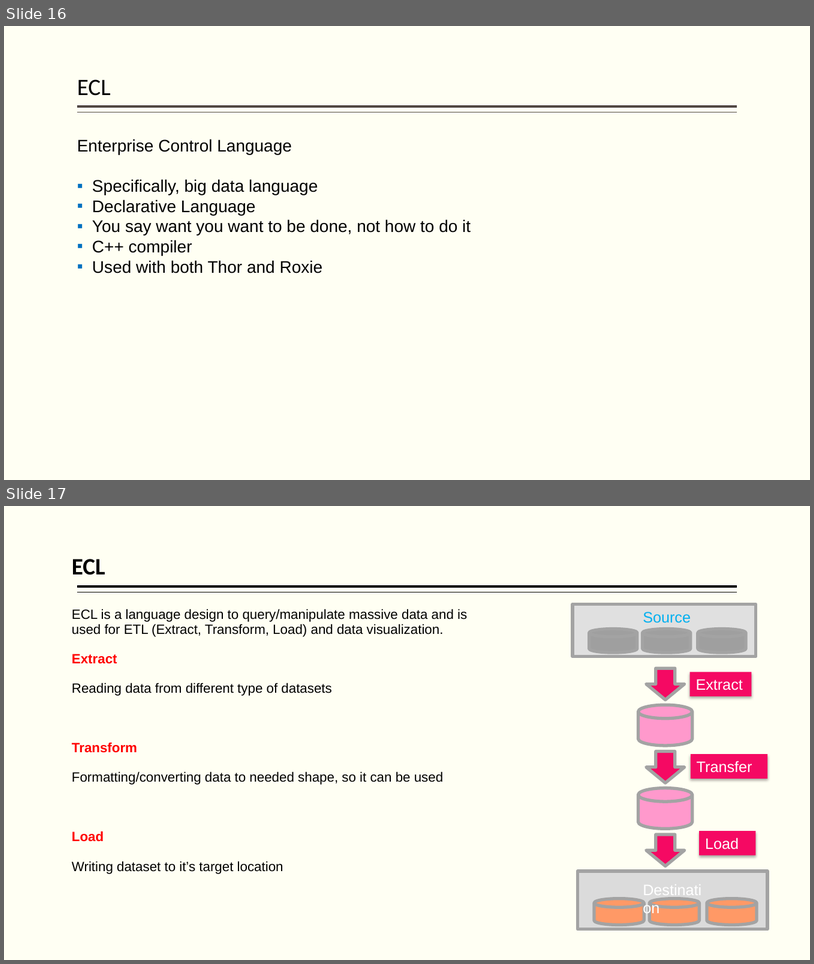
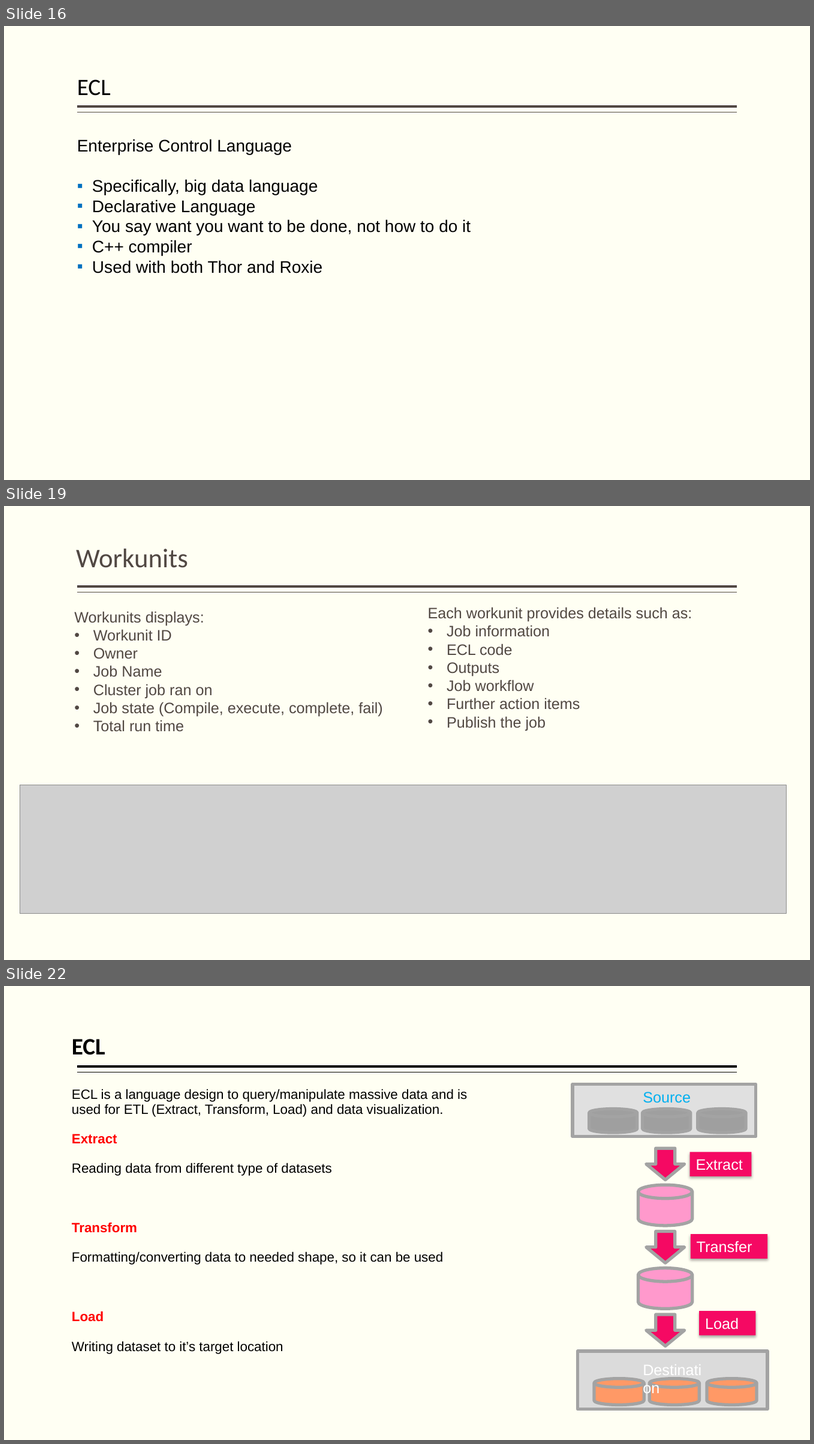
Before and after one commit to hpccsystems-solutions-lab/NCF-2021, a slide deck: BigData-ECL-NCF2021.pptx. Shown one above the other, each under a label of ours: slides 16 and 17 before the commit, slides 16, 19 and 22 after it; the slides between them are not shown. The pictures are 814x964 and 814x1444 pixels, drawn with LibreOffice and Linux fonts; fonts in the diff are those of the drawing; grey boxes stand for pictures. Boxes give left, top, right and bottom in pixels: in the first picture for what was removed or moved away, otherwise in the second. Text is boxed around its words. In the diff, an @@ line names an element or a change of style, - is before the commit and + after.

```diff
--- a/BigData-ECL-NCF2021.pptx
+++ b/BigData-ECL-NCF2021.pptx
@@ slide 19 added at <box>4,506,810,960</box>, background #FFFFF3; not listed: 2 template elements that a slide beside it also shows @@
@@ text added at <box>76,549,188,568</box>, 32 pt, text #514843 @@
+Workunits
@@ text added at <box>74,611,383,732</box>, 18 pt, text #514843 @@
+Workunits displays:
+• Workunit ID
+• Owner
+• Job Name
+• Cluster job ran on
+• Job state (Compile, execute, complete, fail)
+• Total run time
@@ text added at <box>428,607,693,730</box>, 18 pt, text #514843 @@
+Each workunit provides details such as:
+• Job information
+• ECL code
+• Outputs
+• Job workflow
+• Further action items
+• Publish the job
@@ picture added at <box>20,785,788,913</box> @@
@@ what was slide 17 is now slide 22 @@
```
Also in this commit, not shown: 11 slides changed, 6 other slides added, 1 slide removed, 6 other files.
